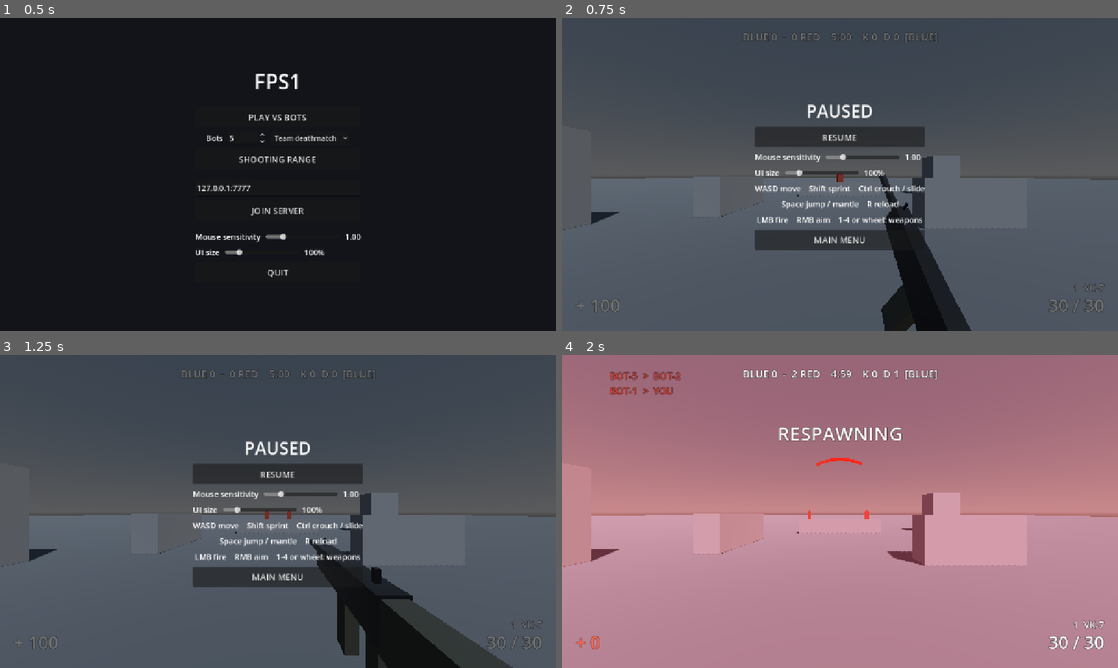
Above: before the commit, frames 1-4 (two rows, left to right).
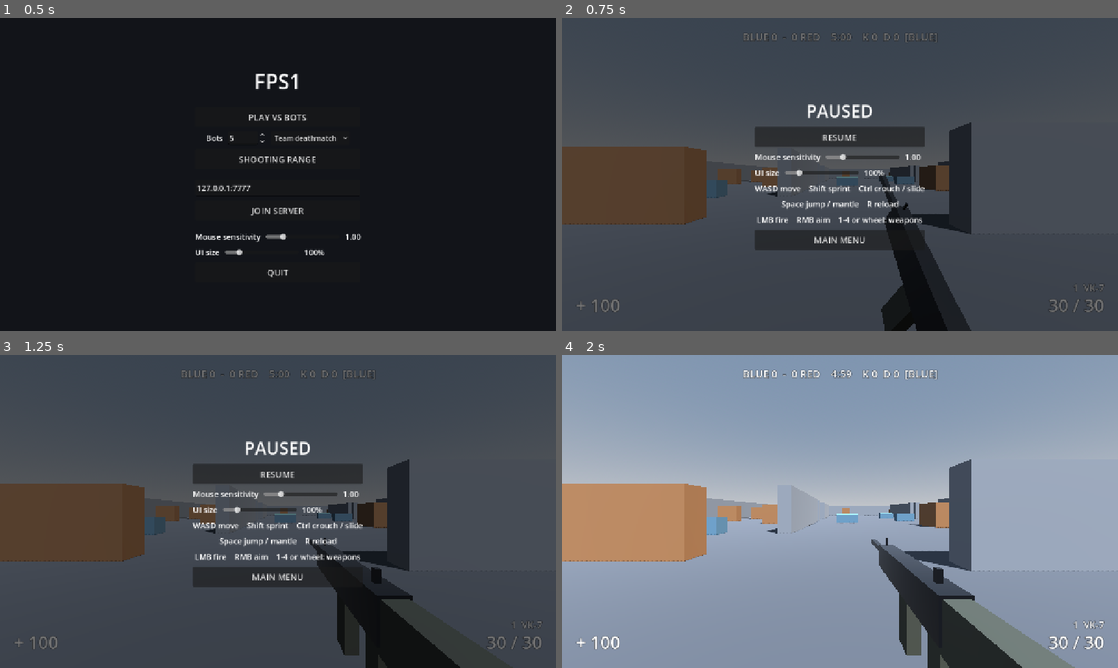
Above: after the commit, the same moments.

Repository: kosj/fps1
Game: Godot game, scene res://game/main.tscn
Two runs of this game, one before a commit and one after it. Both use one fixed random seed, a clock stepped at 60 frames per second and the inputs below.
Inputs:
- Up to frame 1 (0.5 s): no input
- Up to frame 2 (0.75 s): click "PLAY VS BOTS" at 0.5 s
- Up to frame 3 (1.25 s): no input
- Up to frame 4 (2 s): click "RESUME" at 1.25 s

Frame 1 is identical in both runs. In frame 2, 13% of the frame differs, in the area x 0-100%, y 33-70%; in frame 3, 13%; in frame 4, 99%, in the area x 0-100%, y 0-100%.

Commit message:
Depot map with a navigation graph, bot pathfinding and team spawns
- Depot: 60 x 80 m, three lanes split by walls with crossings at the
  middle and in front of each base, zones A/B/C mid-lane; one half is
  defined and rotated 180 degrees so both teams get the same layout
- Bots follow the map's navigation graph (A*) instead of walking in
  a straight line, and re-plan when stuck
- Teams spawn only in their own base
- Matches use Depot; the shooting range keeps the graybox
- Automated map check: spawns and nav points on the floor, every nav
  link clear for a body's width, bases connected, spawns cannot see
  each other

Co-Authored-By: Claude Fable 5.2 <noreply@anthropic.com>
Claude-Session: https://claude.ai/code/session_01AU5XTYvP8kqhP5guiFZ1PH

Diff:
--- a/game/bots/combat_bot.gd
+++ b/game/bots/combat_bot.gd
@@ -16,6 +16,7 @@
 const SCAN_SPEED := 0.9
 ## 지키는 지점에서 이보다 멀어지면 싸우는 중에도 돌아간다(m).
 const HOLD_LEASH := 2.5
+const PATH_NODE_RADIUS := 1.5
 
 ## 난이도 조절 값. 사람이 직접 상대해 보며 조정해야 하는 잠정치다.
 var reaction_time := 0.5
@@ -29,6 +30,8 @@
 ## 지켜야 할 지점(점령 중인 거점). has_hold가 켜져 있으면 교전 중에도 이 근처를 벗어나지 않는다.
 var has_hold := false
 var hold_point := Vector3.ZERO
+## 맵의 이동 그래프(NavGraph). 있으면 목적지까지 그래프를 따라가고, 없으면 직선으로 간다.
+var navigator: RefCounted = null
 
 var _rng := RandomNumberGenerator.new()
 var _yaw := 0.0
@@ -44,6 +47,8 @@
 var _jump_ticks := 0
 var _strafe := 1.0
 var _strafe_left := 0.0
+var _path: Array = []
+var _path_goal := Vector3.INF
 
 
 func _init(p_seed: int = 1, start_yaw: float = 0.0) -> void:
@@ -137,7 +142,16 @@
 		_pitch = move_toward(_pitch, 0.0, delta)
 		return
 
-	var to_destination := destination - feet
+	var target := destination
+	if navigator != null:
+		if _path.is_empty() or _path_goal != destination:
+			_path = navigator.call("path", feet, destination)
+			_path_goal = destination
+		while _path.size() > 1 and _flat_distance(feet, _path[0]) < PATH_NODE_RADIUS:
+			_path.pop_front()
+		target = _path[0]
+
+	var to_destination := target - feet
 	_turn_toward(atan2(-to_destination.x, -to_destination.z), 0.0, delta)
 	cmd.move.y = -1.0
 	if _flat_distance(feet, destination) > 12.0:
@@ -153,6 +167,7 @@
 	if _stuck_time > 1.6:
 		_stuck_time = 0.0
 		_chase_left = 0.0
+		_path.clear()
 		_pick_waypoint(feet, nav_points)
 
 
--- /dev/null
+++ b/game/bots/nav_graph.gd
@@ -0,0 +1,35 @@
+extends RefCounted
+## 맵의 이동 그래프에서 길을 찾는다. 봇이 벽을 돌아 목적지로 가는 데 쓴다.
+
+var _astar := AStar3D.new()
+
+
+## graph는 {"points": 지점 목록, "edges": 연결된 지점 번호 쌍 목록}.
+func _init(graph: Dictionary) -> void:
+	var points: Array = graph["points"]
+	for index in points.size():
+		_astar.add_point(index, points[index])
+	for edge: Array in graph["edges"]:
+		_astar.connect_points(edge[0], edge[1])
+
+
+func point_count() -> int:
+	return _astar.get_point_count()
+
+
+## from에서 to까지 차례로 거쳐 갈 지점들. 마지막 항목은 항상 to다.
+func path(from: Vector3, to: Vector3) -> Array:
+	var route: Array = []
+	if _astar.get_point_count() > 0:
+		var start := _astar.get_closest_point(from)
+		var goal := _astar.get_closest_point(to)
+		for point: Vector3 in _astar.get_point_path(start, goal):
+			route.append(point)
+	# 첫 지점이 진행 방향의 뒤쪽이면(다음 지점이 이미 더 가까우면) 되돌아가지 않고 건너뛴다.
+	if route.size() >= 2:
+		var first: Vector3 = route[0]
+		var second: Vector3 = route[1]
+		if from.distance_to(second) < first.distance_to(second):
+			route.pop_front()
+	route.append(to)
+	return route
--- a/game/combat/hit_math.gd
+++ b/game/combat/hit_math.gd
@@ -43,3 +43,25 @@
 	if head >= 0.0 and (body < 0.0 or head <= body):
 		return [head, true]
 	return [body, false]
+
+
+## 위치 기록([틱, 위치, low] 목록)에서 특정 틱의 [위치, low]를 보간해 구한다. 기록이 없으면 빈 배열.
+static func history_at(history: Array, tick: float) -> Array:
+	if history.is_empty():
+		return []
+	var newer: Array = history.back()
+	var older: Array = history.front()
+	for index in range(history.size() - 1, -1, -1):
+		var entry: Array = history[index]
+		if float(entry[0]) <= tick:
+			older = entry
+			newer = history[mini(index + 1, history.size() - 1)]
+			break
+		newer = entry
+	var span := float(newer[0]) - float(older[0])
+	var weight := 0.0
+	if span > 0.0:
+		weight = clampf((tick - float(older[0])) / span, 0.0, 1.0)
+	var from: Vector3 = older[1]
+	var to: Vector3 = newer[1]
+	return [from.lerp(to, weight), older[2]]
--- a/game/net/game_session.gd
+++ b/game/net/game_session.gd
@@ -40,7 +40,9 @@
 ## 이 인자가 하나라도 있으면 메뉴 없이 바로 시작한다(서버, 자동 테스트, 웹 주소창 접속).
 const DIRECT_START_ARGS := ["server", "connect", "range", "spectate", "bots", "bot", "exit-after"]
 const PLAYER_SCENE := preload("res://game/player/player.tscn")
-const DEFAULT_MAP := "res://maps/graybox/graybox.tscn"
+const NavGraph := preload("res://game/bots/nav_graph.gd")
+const DEFAULT_MAP := "res://maps/depot/depot.tscn"
+const RANGE_MAP := "res://maps/graybox/graybox.tscn"
 const HISTORY_SIZE := 64
 const PENDING_LIMIT := 240
 const SCORE_LIMIT := 30
@@ -93,6 +95,7 @@
 var _time_left := MATCH_TIME
 var _intermission_left := 0.0
 var _nav_points: Array = []
+var _navigator: NavGraph
 var _last_local_health := Protocol.MAX_HEALTH
 ## 점령전일 때만 있다. 판정 권한이 있는 쪽이 갱신한다.
 var _domination: Domination
@@ -120,10 +123,7 @@
 	_delay_ticks = int(round(float(_args.get("net-delay-ms", "0")) * Protocol.TICK_RATE / 1000.0))
 	if _args.has("bot"):
 		_bot = ScriptBot.new(str(_args["bot"]))
-	_map = load(str(_args.get("map", DEFAULT_MAP))).instantiate()
-	add_child(_map)
-
-	_nav_points = _map.call("nav_points")
+	_load_map(str(_args.get("map", RANGE_MAP if _args.has("range") else DEFAULT_MAP)))
 
 	var direct := OS.has_feature("dedicated_server")
 	for key: String in DIRECT_START_ARGS:
@@ -134,6 +134,18 @@
 		_menu = MainMenu.new()
 		_menu.start_requested.connect(_on_start_requested)
 		add_child(_menu)
+
+
+func _load_map(path: String) -> void:
+	if _map != null:
+		remove_child(_map)
+		_map.queue_free()
+	_map = load(path).instantiate()
+	add_child(_map)
+	_nav_points = _map.call("nav_points")
+	_navigator = null
+	if _map.has_method("nav_graph"):
+		_navigator = NavGraph.new(_map.call("nav_graph"))
 
 
 func is_started() -> bool:
@@ -185,6 +197,7 @@
 			_start_client(str(options["address"]))
 		"range":
 			mode = Mode.RANGE
+			_load_map(RANGE_MAP)
 			if _map.has_method("spawn_offline_targets"):
 				_map.call("spawn_offline_targets")
 			_local = _spawn_player(true, 0)
@@ -396,6 +409,7 @@
 		var bot := CombatBot.new(id * 7919, entry["player"].rotation.y)
 		# 봇은 소총, 기관단총, 산탄총을 번갈아 든다. 저격총은 봇의 조준 방식과 맞지 않아 뺀다.
 		bot.weapon_slot = index % 3
+		bot.navigator = _navigator
 		entry["bot"] = bot
 
 
@@ -438,10 +452,13 @@
 
 ## 팀 스폰 중 살아 있는 적에게서 가장 먼 곳을 고른다. 적이 없으면 팀별로 정해진 자리를 쓴다.
 func _pick_spawn(team: int, self_id: int) -> int:
-	var count: int = _map.call("spawn_count")
-	var best := team % count
+	# 팀별 스폰이 정해진 맵에서는 자기 진영에서만 고른다.
+	var candidates: Array = range(int(_map.call("spawn_count")))
+	if _map.has_method("spawn_indices_for"):
+		candidates = _map.call("spawn_indices_for", team)
+	var best: int = candidates[(self_id + team) % candidates.size()]
 	var best_distance := -1.0
-	for index in count:
+	for index: int in candidates:
 		var spot: Transform3D = _map.call("spawn_point", index)
 		var nearest := INF
 		for other: int in _peers:
@@ -716,7 +733,7 @@
 		# 같은 팀은 맞지 않는다.
 		if int(_peers[id]["team"]) == int(shooter_entry["team"]):
 			continue
-		var past := _history_at(_peers[id]["history"], rewind_tick)
+		var past: Array = HitMath.history_at(_peers[id]["history"], rewind_tick)
 		if past.is_empty():
 			continue
 		var hit := HitMath.player_hit(origin, direction, past[0], past[1])
@@ -762,28 +779,6 @@
 			_rpc_kill.rpc_id(id, killer, victim, killer_team, headshot)
 
 
-## 기록에서 특정 틱의 [위치, low]를 보간해 구한다. 기록이 없으면 빈 배열.
-func _history_at(history: Array, tick: float) -> Array:
-	if history.is_empty():
-		return []
-	var newer: Array = history.back()
-	var older: Array = history.front()
-	for index in range(history.size() - 1, -1, -1):
-		var entry: Array = history[index]
-		if float(entry[0]) <= tick:
-			older = entry
-			newer = history[mini(index + 1, history.size() - 1)]
-			break
-		newer = entry
-	var span := float(newer[0]) - float(older[0])
-	var weight := 0.0
-	if span > 0.0:
-		weight = clampf((tick - float(older[0])) / span, 0.0, 1.0)
-	var from: Vector3 = older[1]
-	var to: Vector3 = newer[1]
-	return [from.lerp(to, weight), older[2]]
-
-
 # ---------------------------------------------------------------- 클라이언트
 
 
--- /dev/null
+++ b/maps/depot/depot.gd
@@ -0,0 +1,168 @@
+extends Node3D
+## 첫 실전 맵 "Depot". 벽으로 나뉜 세 통로(왼쪽, 가운데, 오른쪽)가 양 팀 진영을 잇는다.
+##
+## - 크기 60 x 80 m. 0팀은 +z 끝, 1팀은 -z 끝에서 시작한다.
+## - 통로 사이 벽은 가운데(|z| < 6)와 진영 앞(|z| > 22)에서 끊겨 옆 통로로 넘어갈 수 있다.
+## - 거점 A, B, C는 각 통로의 한가운데에 있다.
+## - 한쪽 절반만 정의하고 180도 돌려 복사하므로 두 팀의 조건이 같다.
+## - 봇이 벽을 돌아갈 수 있도록 이동 그래프(지점과 연결)를 함께 제공한다.
+##   tests/smoke/map_check가 모든 연결이 실제로 막혀 있지 않은지 검사한다.
+
+const WALL_HEIGHT := 4.0
+const WALL_COLOR := Color(0.42, 0.44, 0.47)
+const TALL_COLOR := Color(0.5, 0.36, 0.24)
+const LOW_COLOR := Color(0.3, 0.42, 0.5)
+
+## 절반(z > 0)의 구조물. 각 항목은 [중심, 크기, 색].
+const HALF_BOXES := [
+	# 통로를 나누는 벽
+	[Vector3(-10.0, 1.75, 14.0), Vector3(1.0, 3.5, 16.0), WALL_COLOR],
+	[Vector3(10.0, 1.75, 14.0), Vector3(1.0, 3.5, 16.0), WALL_COLOR],
+	# 진영 앞: 가운데 통로를 가리는 벽과 양옆 엄폐물
+	[Vector3(0.0, 1.5, 30.0), Vector3(5.0, 3.0, 1.0), WALL_COLOR],
+	[Vector3(-13.0, 1.25, 29.0), Vector3(4.0, 2.5, 1.0), TALL_COLOR],
+	[Vector3(13.0, 1.25, 29.0), Vector3(4.0, 2.5, 1.0), TALL_COLOR],
+	# 왼쪽 통로
+	[Vector3(-25.0, 0.6, 18.0), Vector3(2.0, 1.2, 2.0), LOW_COLOR],
+	[Vector3(-15.0, 1.25, 10.0), Vector3(2.0, 2.5, 3.0), TALL_COLOR],
+	[Vector3(-24.0, 1.25, 5.0), Vector3(3.0, 2.5, 1.5), TALL_COLOR],
+	[Vector3(-16.0, 0.6, 22.0), Vector3(3.0, 1.2, 1.2), LOW_COLOR],
+	# 가운데 통로
+	[Vector3(4.5, 1.25, 15.0), Vector3(2.0, 2.5, 4.0), TALL_COLOR],
+	[Vector3(-5.0, 0.6, 9.0), Vector3(3.0, 1.2, 1.5), LOW_COLOR],
+	[Vector3(5.0, 0.6, 3.5), Vector3(3.0, 1.2, 1.5), LOW_COLOR],
+	[Vector3(-10.0, 1.75, 3.5), Vector3(1.0, 3.5, 1.0), WALL_COLOR],
+	# 오른쪽 통로
+	[Vector3(25.0, 0.6, 16.0), Vector3(2.0, 1.2, 2.0), LOW_COLOR],
+	[Vector3(15.0, 1.25, 12.0), Vector3(2.0, 2.5, 3.0), TALL_COLOR],
+	[Vector3(24.0, 1.25, 6.0), Vector3(3.0, 2.5, 1.5), TALL_COLOR],
+	[Vector3(16.5, 0.6, 21.0), Vector3(3.0, 1.2, 1.2), LOW_COLOR],
+]
+
+## 0팀(z > 0) 스폰 위치. 1팀은 180도 돌린 자리를 쓴다.
+const HALF_SPAWNS := [
+	Vector3(0.0, 0.1, 34.0),
+	Vector3(-6.0, 0.1, 35.5),
+	Vector3(6.0, 0.1, 35.5),
+	Vector3(-14.0, 0.1, 33.0),
+	Vector3(14.0, 0.1, 33.0),
+	Vector3(-22.0, 0.1, 33.0),
+	Vector3(22.0, 0.1, 33.0),
+]
+
+## 이동 그래프의 절반(z > 0) 지점.
+const HALF_NODES := [
+	Vector3(0.0, 0.0, 34.0),
+	Vector3(-20.0, 0.0, 30.0),
+	Vector3(20.0, 0.0, 30.0),
+	Vector3(-20.0, 0.0, 26.0),
+	Vector3(0.0, 0.0, 26.0),
+	Vector3(20.0, 0.0, 26.0),
+	Vector3(-20.0, 0.0, 14.0),
+	Vector3(0.0, 0.0, 14.0),
+	Vector3(20.0, 0.0, 14.0),
+	Vector3(-6.0, 0.0, 30.0),
+	Vector3(6.0, 0.0, 30.0),
+]
+## 절반 지점끼리의 연결(HALF_NODES 번호).
+const HALF_EDGES := [
+	[0, 1], [0, 2], [0, 9], [0, 10], [9, 4], [10, 4], [1, 3], [2, 5],
+	[3, 4], [4, 5], [3, 6], [4, 7], [5, 8],
+]
+## 가운데 선(z = 0) 위의 지점. 거점 A, B, C의 중심이기도 하다.
+const CENTER_NODES := [
+	Vector3(-20.0, 0.0, 0.0),
+	Vector3(0.0, 0.0, 0.0),
+	Vector3(20.0, 0.0, 0.0),
+]
+## 절반 지점과 가운데 지점의 연결. [HALF_NODES 번호, CENTER_NODES 번호].
+const HALF_TO_CENTER := [[6, 0], [7, 1], [8, 2]]
+
+@onready var _sun: DirectionalLight3D = $Sun
+
+
+func _ready() -> void:
+	_sun.rotation_degrees = Vector3(-55.0, 40.0, 0.0)
+	_add_box(Vector3(-30.5, WALL_HEIGHT / 2.0, 0.0), Vector3(1.0, WALL_HEIGHT, 82.0), WALL_COLOR)
+	_add_box(Vector3(30.5, WALL_HEIGHT / 2.0, 0.0), Vector3(1.0, WALL_HEIGHT, 82.0), WALL_COLOR)
+	_add_box(Vector3(0.0, WALL_HEIGHT / 2.0, -40.5), Vector3(62.0, WALL_HEIGHT, 1.0), WALL_COLOR)
+	_add_box(Vector3(0.0, WALL_HEIGHT / 2.0, 40.5), Vector3(62.0, WALL_HEIGHT, 1.0), WALL_COLOR)
+	for box: Array in HALF_BOXES:
+		_add_box(box[0], box[1], box[2])
+		_add_box(_mirror(box[0]), box[1], box[2])
+
+
+func spawn_count() -> int:
+	return HALF_SPAWNS.size() * 2
+
+
+## 앞쪽 절반 번호는 0팀, 뒤쪽 절반 번호는 1팀 스폰이다.
+func spawn_point(index: int) -> Transform3D:
+	var wrapped := index % spawn_count()
+	if wrapped < HALF_SPAWNS.size():
+		return Transform3D(Basis.IDENTITY, HALF_SPAWNS[wrapped])
+	var facing := Basis.from_euler(Vector3(0.0, PI, 0.0))
+	return Transform3D(facing, _mirror(HALF_SPAWNS[wrapped - HALF_SPAWNS.size()]))
+
+
+## 이 팀이 쓸 수 있는 스폰 번호.
+func spawn_indices_for(team: int) -> Array:
+	var indices: Array = []
+	for index in HALF_SPAWNS.size():
+		indices.append(index + team * HALF_SPAWNS.size())
+	return indices
+
+
+func capture_zones() -> Array:
+	return [["A", CENTER_NODES[0]], ["B", CENTER_NODES[1]], ["C", CENTER_NODES[2]]]
+
+
+func nav_points() -> Array:
+	return nav_graph()["points"]
+
+
+## 봇 이동 그래프. points는 지점 목록, edges는 연결된 지점 번호 쌍.
+func nav_graph() -> Dictionary:
+	var half := HALF_NODES.size()
+	var mirror_start := half + CENTER_NODES.size()
+	var points: Array = []
+	points.append_array(HALF_NODES)
+	points.append_array(CENTER_NODES)
+	for node: Vector3 in HALF_NODES:
+		points.append(_mirror(node))
+	var edges: Array = []
+	for edge: Array in HALF_EDGES:
+		edges.append([edge[0], edge[1]])
+		edges.append([mirror_start + int(edge[0]), mirror_start + int(edge[1])])
+	for link: Array in HALF_TO_CENTER:
+		var center: int = link[1]
+		edges.append([link[0], half + center])
+		# 180도 돌리면 A와 C가 서로 바뀐다.
+		edges.append([mirror_start + int(link[0]), half + (CENTER_NODES.size() - 1 - center)])
+	for index in CENTER_NODES.size() - 1:
+		edges.append([half + index, half + index + 1])
+	return {"points": points, "edges": edges}
+
+
+func _mirror(point: Vector3) -> Vector3:
+	return Vector3(-point.x, point.y, -point.z)
+
+
+func _add_box(center: Vector3, size: Vector3, color: Color) -> void:
+	var material := StandardMaterial3D.new()
+	material.albedo_color = color
+	material.roughness = 0.85
+	var body := StaticBody3D.new()
+	body.position = center
+	var mesh := BoxMesh.new()
+	mesh.size = size
+	mesh.material = material
+	var mesh_instance := MeshInstance3D.new()
+	mesh_instance.mesh = mesh
+	var shape := BoxShape3D.new()
+	shape.size = size
+	var collision := CollisionShape3D.new()
+	collision.shape = shape
+	body.add_child(mesh_instance)
+	body.add_child(collision)
+	add_child(body)
--- /dev/null
+++ b/maps/depot/depot.tscn
@@ -0,0 +1,41 @@
+[gd_scene load_steps=8 format=3]
+
+[ext_resource type="Script" path="res://maps/depot/depot.gd" id="1_map"]
+
+[sub_resource type="ProceduralSkyMaterial" id="sky_material"]
+
+[sub_resource type="Sky" id="sky"]
+sky_material = SubResource("sky_material")
+
+[sub_resource type="Environment" id="environment"]
+background_mode = 2
+sky = SubResource("sky")
+tonemap_mode = 2
+
+[sub_resource type="StandardMaterial3D" id="floor_material"]
+albedo_color = Color(0.27, 0.28, 0.3, 1)
+
+[sub_resource type="BoxMesh" id="floor_mesh"]
+material = SubResource("floor_material")
+size = Vector3(62, 1, 82)
+
+[sub_resource type="BoxShape3D" id="floor_shape"]
+size = Vector3(62, 1, 82)
+
+[node name="Depot" type="Node3D"]
+script = ExtResource("1_map")
+
+[node name="WorldEnvironment" type="WorldEnvironment" parent="."]
+environment = SubResource("environment")
+
+[node name="Sun" type="DirectionalLight3D" parent="."]
+shadow_enabled = true
+
+[node name="Floor" type="StaticBody3D" parent="."]
+transform = Transform3D(1, 0, 0, 0, 1, 0, 0, 0, 1, 0, -0.5, 0)
+
+[node name="Mesh" type="MeshInstance3D" parent="Floor"]
+mesh = SubResource("floor_mesh")
+
+[node name="Collision" type="CollisionShape3D" parent="Floor"]
+shape = SubResource("floor_shape")
--- a/tests/run_tests.gd
+++ b/tests/run_tests.gd
@@ -12,6 +12,7 @@
 	"weapons": preload("res://tests/test_weapons.gd"),
 	"domination": preload("res://tests/test_domination.gd"),
 	"touch": preload("res://tests/test_touch.gd"),
+	"nav": preload("res://tests/test_nav.gd"),
 }
 
 
--- /dev/null
+++ b/tests/smoke/map_check.gd
@@ -0,0 +1,100 @@
+extends Node3D
+## 맵 검사. 눈으로 확인할 수 없는 배치 실수를 물리 광선으로 찾아낸다.
+## - 스폰과 이동 지점이 바닥 위에 있고 구조물 속이 아닌지
+## - 이동 그래프의 모든 연결이 사람 폭만큼 비어 있는지
+## - 양 팀 진영이 그래프로 이어져 있는지, 팀 스폰이 자기 진영에 있는지
+## - 스폰에서 상대 스폰이 바로 보이지 않는지
+## 실행: godot --headless --fixed-fps 60 res://tests/smoke/map_check.tscn
+
+const MAP_SCENE := preload("res://maps/depot/depot.tscn")
+const NavGraph := preload("res://game/bots/nav_graph.gd")
+const BODY_HALF_WIDTH := 0.45
+const CHECK_HEIGHTS := [0.3, 1.2]
+
+var _map: Node3D
+var _tick := 0
+var _failures := PackedStringArray()
+
+
+func _ready() -> void:
+	_map = MAP_SCENE.instantiate()
+	add_child(_map)
+
+
+func _physics_process(_delta: float) -> void:
+	_tick += 1
+	if _tick != 3:
+		return
+	var graph: Dictionary = _map.call("nav_graph")
+	var points: Array = graph["points"]
+	var edges: Array = graph["edges"]
+	for index in points.size():
+		_check_on_floor(points[index], "nav point %d" % index)
+	for index: int in _map.call("spawn_count"):
+		var spawn: Transform3D = _map.call("spawn_point", index)
+		_check_on_floor(spawn.origin, "spawn %d" % index)
+	for zone: Array in _map.call("capture_zones"):
+		_check_on_floor(zone[1], "zone %s" % zone[0])
+	for edge: Array in edges:
+		_check_edge(points[edge[0]], points[edge[1]], "link %d-%d" % [edge[0], edge[1]])
+	_check_teams(graph)
+	for failure in _failures:
+		printerr("MAP CHECK FAIL ", failure)
+	var summary := [points.size(), edges.size(), _failures.size()]
+	print("map check: %d points, %d links, %d failures" % summary)
+	get_tree().quit(1 if _failures.size() > 0 else 0)
+
+
+func _check_on_floor(point: Vector3, what: String) -> void:
+	var from := Vector3(point.x, 3.6, point.z)
+	var hit := _ray(from, Vector3(point.x, -1.0, point.z))
+	if hit.is_empty():
+		_failures.append("%s at %s has no floor under it" % [what, point])
+		return
+	var height: float = (hit["position"] as Vector3).y
+	if absf(height) > 0.05:
+		var detail := [what, point, height]
+		_failures.append("%s at %s is on or inside a structure (surface at %.2f m)" % detail)
+
+
+func _check_edge(from: Vector3, to: Vector3, what: String) -> void:
+	var along := (to - from).normalized()
+	var side := along.cross(Vector3.UP).normalized() * BODY_HALF_WIDTH
+	for height: float in CHECK_HEIGHTS:
+		for shift: float in [-1.0, 0.0, 1.0]:
+			var offset := side * shift + Vector3.UP * height
+			var hit := _ray(from + offset, to + offset)
+			if not hit.is_empty():
+				_failures.append("%s is blocked at %s" % [what, hit["position"]])
+				return
+
+
+func _check_teams(graph: Dictionary) -> void:
+	var navigator := NavGraph.new(graph)
+	var team_a: Array = _map.call("spawn_indices_for", 0)
+	var team_b: Array = _map.call("spawn_indices_for", 1)
+	if team_a.size() < 6 or team_b.size() < 6:
+		_failures.append("each team needs at least 6 spawns")
+	for index: int in team_a:
+		if team_b.has(index):
+			_failures.append("spawn %d belongs to both teams" % index)
+		var spawn: Transform3D = _map.call("spawn_point", index)
+		if spawn.origin.z < 20.0:
+			_failures.append("team 0 spawn %d is outside its base" % index)
+	for index: int in team_b:
+		var spawn: Transform3D = _map.call("spawn_point", index)
+		if spawn.origin.z > -20.0:
+			_failures.append("team 1 spawn %d is outside its base" % index)
+	var home: Transform3D = _map.call("spawn_point", team_a[0])
+	var away: Transform3D = _map.call("spawn_point", team_b[0])
+	var route: Array = navigator.path(home.origin, away.origin)
+	if route.size() < 5:
+		_failures.append("no route through the graph between the two bases")
+	var eye := Vector3.UP * 1.6
+	if _ray(home.origin + eye, away.origin + eye).is_empty():
+		_failures.append("the first spawns of both teams can see each other")
+
+
+func _ray(from: Vector3, to: Vector3) -> Dictionary:
+	var query := PhysicsRayQueryParameters3D.create(from, to)
+	return get_world_3d().direct_space_state.intersect_ray(query)
--- /dev/null
+++ b/tests/smoke/map_check.tscn
@@ -0,0 +1,6 @@
+[gd_scene load_steps=2 format=3]
+
+[ext_resource type="Script" path="res://tests/smoke/map_check.gd" id="1_check"]
+
+[node name="MapCheck" type="Node3D"]
+script = ExtResource("1_check")
--- /dev/null
+++ b/tests/test_nav.gd
@@ -0,0 +1,42 @@
+extends RefCounted
+
+const NavGraph := preload("res://game/bots/nav_graph.gd")
+const CombatBot := preload("res://game/bots/combat_bot.gd")
+const InputCmd := preload("res://game/player/input_cmd.gd")
+## ㄷ자 길: 0 -(동쪽)- 1 -(북쪽)- 2. 0과 2 사이에는 벽이 있다고 가정한다.
+const GRAPH := {
+	"points": [Vector3(0.0, 0.0, 0.0), Vector3(10.0, 0.0, 0.0), Vector3(10.0, 0.0, -10.0)],
+	"edges": [[0, 1], [1, 2]],
+}
+
+
+func test_path_follows_edges_and_ends_at_goal() -> String:
+	var graph := NavGraph.new(GRAPH)
+	var goal := Vector3(11.0, 0.0, -11.0)
+	var route: Array = graph.path(Vector3(-1.0, 0.0, 0.0), goal)
+	var wanted := [GRAPH["points"][0], GRAPH["points"][1], GRAPH["points"][2], goal]
+	if route != wanted:
+		return "expected the route to pass every node, got %s" % [route]
+	return ""
+
+
+func test_path_skips_a_node_already_passed() -> String:
+	var graph := NavGraph.new(GRAPH)
+	# 0번 지점을 지나 1번 쪽으로 3 m 간 상태. 0번으로 되돌아가면 안 된다.
+	var route: Array = graph.path(Vector3(3.0, 0.0, 0.0), Vector3(10.0, 0.0, -10.0))
+	if route.is_empty() or route[0] != GRAPH["points"][1]:
+		return "route should start at the next node, got %s" % [route]
+	return ""
+
+
+func test_bot_walks_the_route_instead_of_a_straight_line() -> String:
+	var bot := CombatBot.new(2)
+	bot.navigator = NavGraph.new(GRAPH)
+	var goal: Vector3 = GRAPH["points"][2]
+	var cmd: InputCmd
+	for tick in 120:
+		cmd = bot.make_cmd(1.0 / 60.0, Vector3(0.0, 1.6, 0.0), Vector3.ZERO, 5.0, [], [goal])
+	# 목적지는 북동쪽이지만 길은 먼저 동쪽(+x)으로 난다. yaw -90도가 동쪽이다.
+	if absf(angle_difference(cmd.yaw, -PI / 2.0)) > 0.05:
+		return "bot should first head east along the graph, yaw was %f" % cmd.yaw
+	return ""
